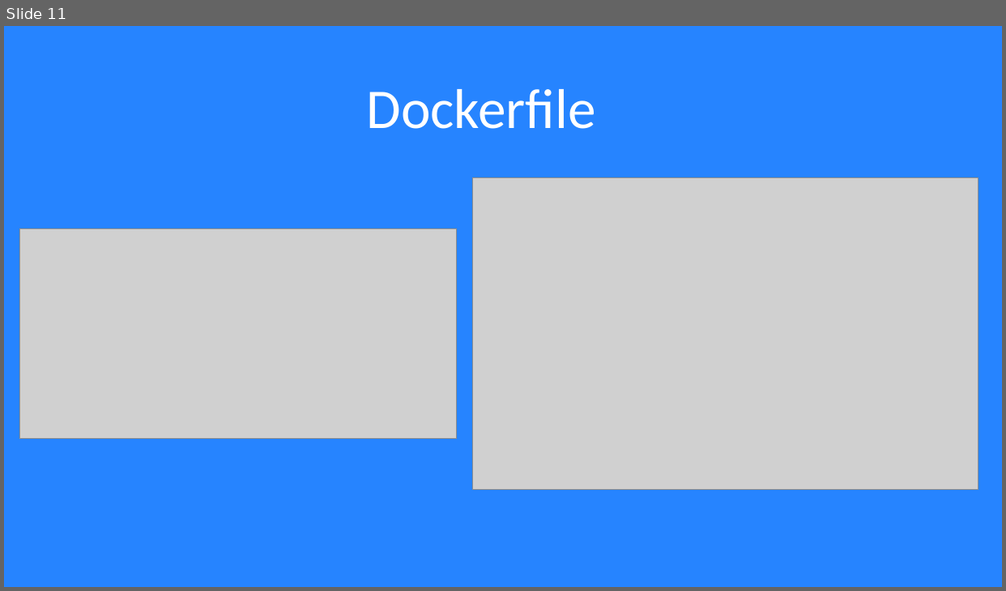
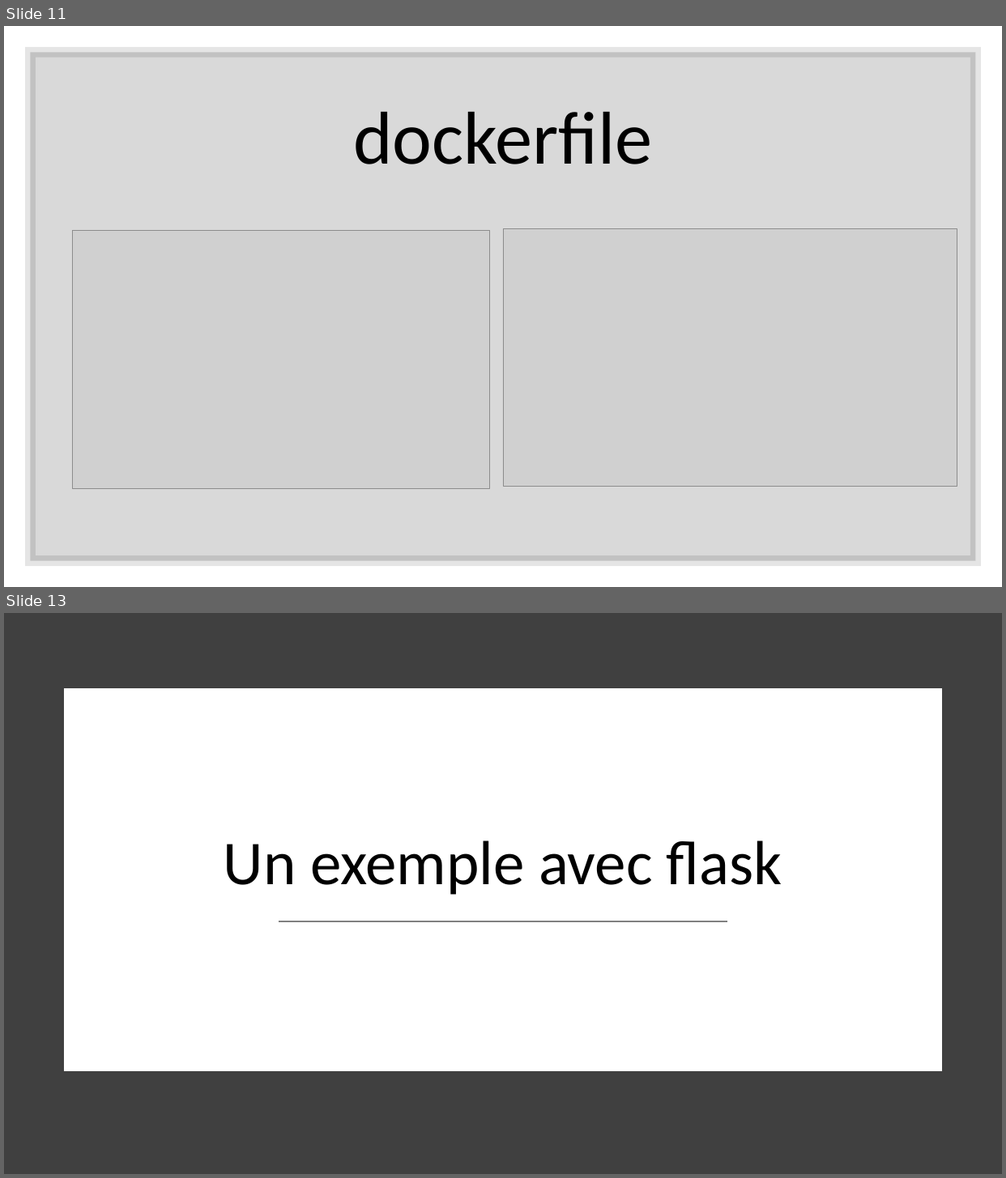
Before and after one commit to lukihd/Labo-Cloud-2020-2021, a slide deck: cours/docker/DOCKER.pptx. Shown one above the other, each under a label of ours: slide 11 before the commit, slides 11 and 13 after it; the slides between them are not shown. The pictures are 1006x591 and 1006x1178 pixels, drawn with LibreOffice and Linux fonts; fonts in the diff are those of the drawing; grey boxes stand for pictures. Boxes give left, top, right and bottom in pixels: in the first picture for what was removed or moved away, otherwise in the second. Text is boxed around its words. In the diff, an @@ line names an element or a change of style, - is before the commit and + after.

```diff
--- a/cours/docker/DOCKER.pptx
+++ b/cours/docker/DOCKER.pptx
@@ slide 13 added at (4, 613, 1002, 1174), background #FFFFFF @@
@@ rectangle added at (4, 613, 1002, 1174), fill #404040 @@
@@ rectangle added at (69, 693, 937, 1066), fill #FFFFFF, outline #FFFFFF 10 pt @@
@@ title added at (224, 841, 782, 895), 60 pt, text #000000 @@
+Un exemple avec flask
@@ line added from (279, 922) to (728, 922), #808080 1.75 pt @@
@@ slide 11 changed as well @@
@@ background #2684FF to #FFFFFF @@
@@ rectangle added at (30, 52, 976, 561), fill #000000 at 15% opacity, outline #000000 10 pt @@
@@ text "dockerfile" at (353, 112, 652, 165): vertical alignment middle to top @@
@@ text at (353, 112, 652, 165): text changed; size 54 to 72 pt; text colour #FFFFFF to #000000 @@
-Dockerfile
+dockerfile
@@ picture: place and size @@
-picture at (19, 228, 457, 439)
+picture at (73, 230, 490, 489)
@@ picture: place and size @@
-picture at (473, 178, 978, 489)
+picture at (503, 228, 957, 487)
```
Also in this commit, not shown: 11 other slides changed, 1 other slide added, 1 slide removed.
